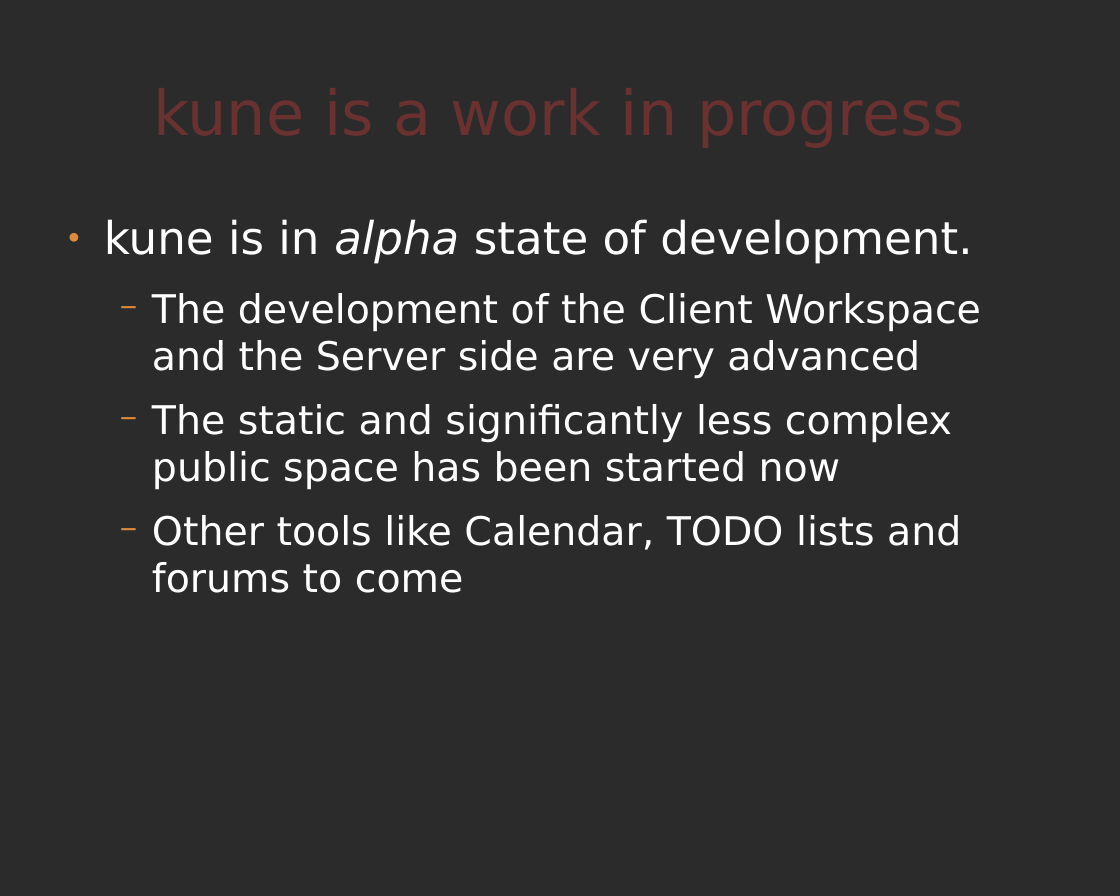
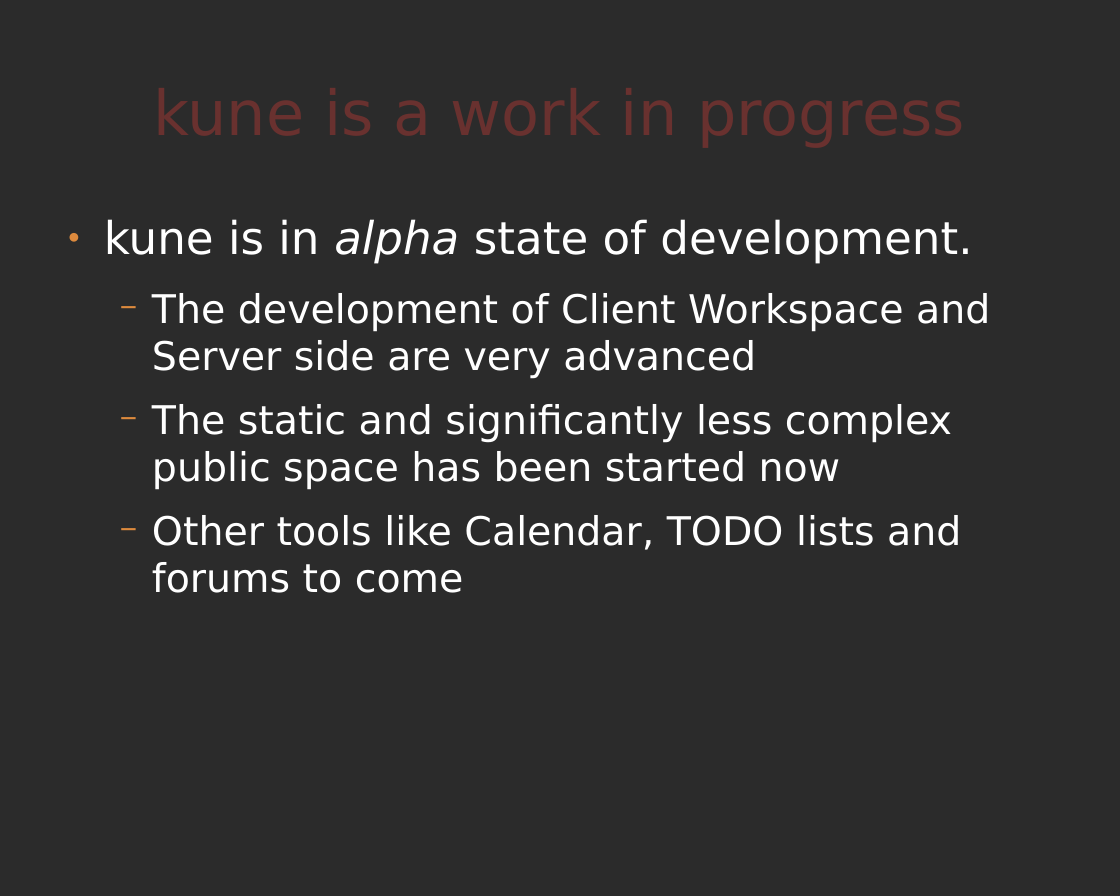
Before and after one commit to comunes/kune, a slide deck: slide 22 of doc/kune-ene-09.odp. Drawn at 1120x896 pixels with LibreOffice and Linux fonts; fonts in the diff are those of the drawing; background and template pictures are left out; a plain dark background stands for a picture behind light text. Boxes give left, top, right and bottom in pixels: in the first picture for what was removed or moved away, otherwise in the second. Text is boxed around its words. In the diff, an @@ line names an element or a change of style, - is before the commit and + after.

Commit message:
Changes made in slides 5, 7, 9, 10, 11, 13, 14, 16, 17, 20, 21 and 22

```diff
--- a/doc/kune-ene-09.odp
+++ b/doc/kune-ene-09.odp
@@ text at (152, 293, 990, 379): text changed @@
-  − The development of the Client Workspace and the Server side are very advanced
+  − The development of Client Workspace and Server side are very advanced
```
Also in this commit, not shown: 11 other slides changed.
